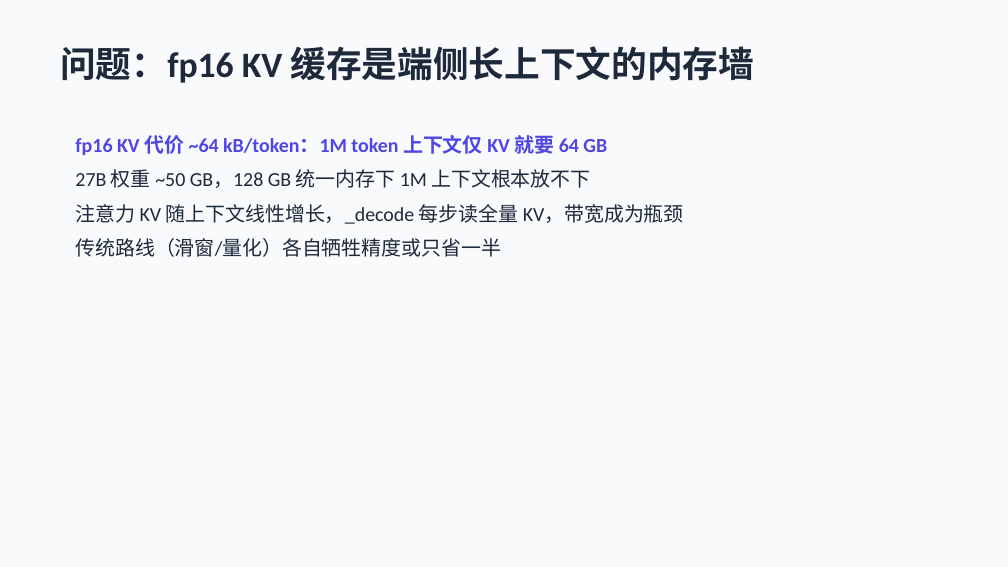
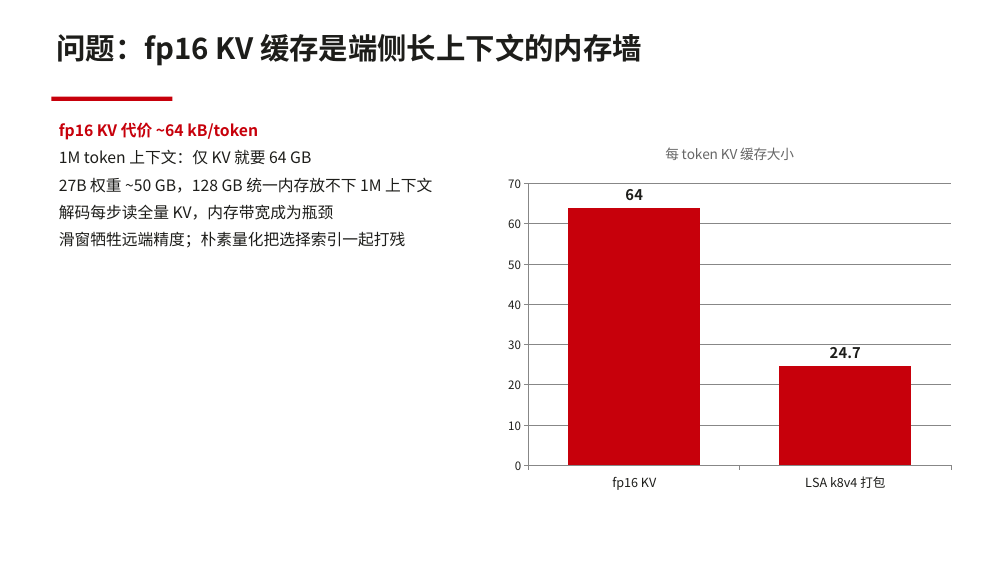
Before and after one commit to dahai80/fusion-lsa, a slide deck: slide 3 of docs/latent-spars-attention-mlx.pptx (slide 2 before the commit). Drawn at 1008x567 pixels with LibreOffice and Linux fonts; fonts in the diff are those of the drawing. Boxes give left, top, right and bottom in pixels: in the first picture for what was removed or moved away, otherwise in the second. Text is boxed around its words. In the diff, an @@ line names an element or a change of style, - is before the commit and + after.

```diff
--- a/docs/latent-spars-attention-mlx.pptx
+++ b/docs/latent-spars-attention-mlx.pptx
@@ rectangle removed at (0,0,1008,567) @@
@@ text "问题：fp16 KV 缓存是端侧长上下文的内存墙": place and size @@
-text "问题：fp16 KV 缓存是端侧长上下文的内存墙" at (60,46,755,83)
+text "问题：fp16 KV 缓存是端侧长上下文的内存墙" at (57,34,642,66)
@@ text "问题：fp16 KV 缓存是端侧长上下文的内存墙" at (57,34,642,66): size 34 to 28 pt, font Calibri to Noto Sans CJK SC, text colour #1E293B to #1D1D1A @@
@@ rectangle added at (51,97,172,101), fill #C7000B @@
@@ text at (59,122,432,248): text changed; size 19 to 15 pt; font Calibri to Noto Sans CJK SC; text colour #1E293B to #1D1D1A @@
-fp16 KV 代价 ~64 kB/token：1M token 上下文仅 KV 就要 64 GB
-27B 权重 ~50 GB，128 GB 统一内存下 1M 上下文根本放不下
-注意力 KV 随上下文线性增长，_decode 每步读全量 KV，带宽成为瓶颈
-传统路线（滑窗/量化）各自牺牲精度或只省一半
+fp16 KV 代价 ~64 kB/token
+1M token 上下文：仅 KV 就要 64 GB
+27B 权重 ~50 GB，128 GB 统一内存放不下 1M 上下文
+解码每步读全量 KV，内存带宽成为瓶颈
+滑窗牺牲远端精度；朴素量化把选择索引一起打残
@@ column chart added at (499,129,960,499) @@
+title "每 token KV 缓存大小"
+categories: fp16 KV, LSA k8v4 打包
+Series 1: 64, 24.7
```
Also in this commit, not shown: 5 other slides changed, 11 slides added, 3 slides removed.
